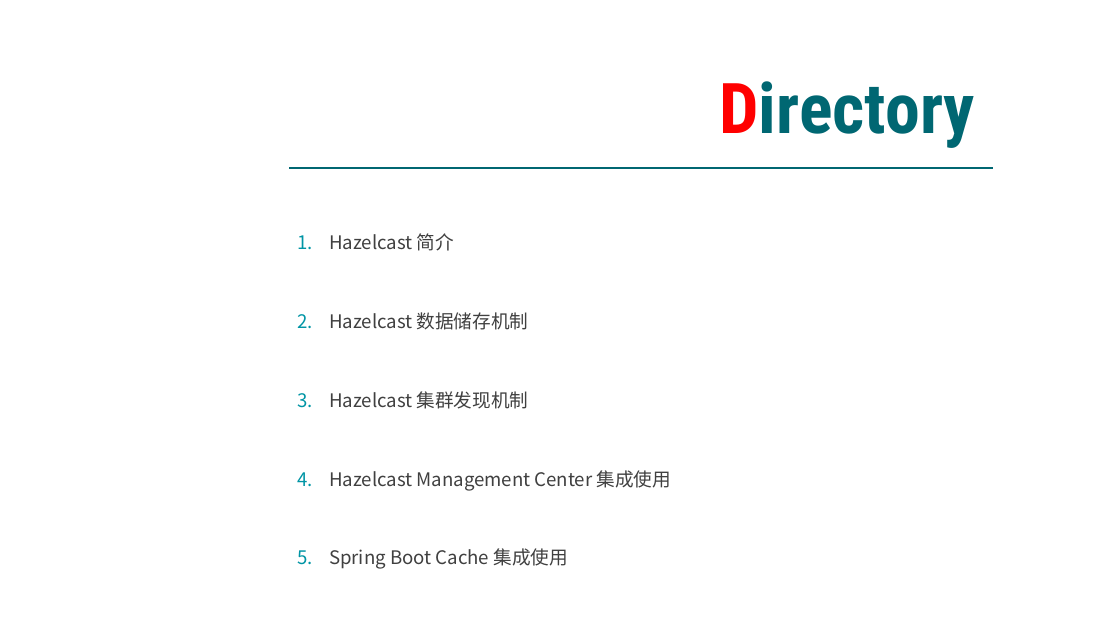
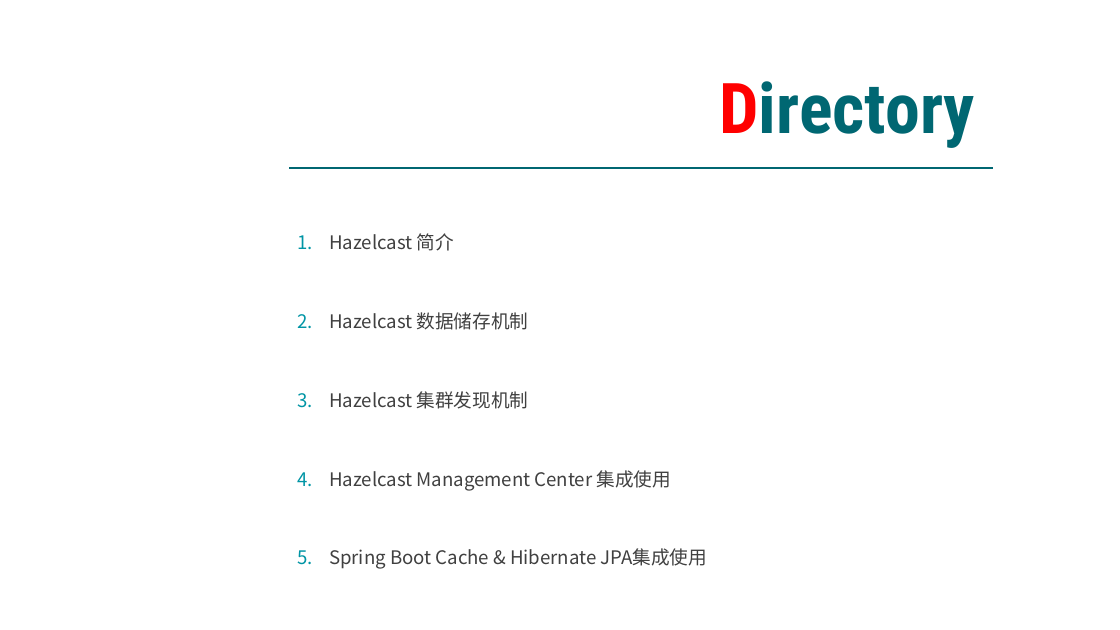
Before and after one commit to DamienJScott/TRAINING-HAZELCAST-SAMPLE, a slide deck: slide 2 of Presentation/Hazelcast-Damien.pptx. Drawn at 1120x630 pixels with LibreOffice and Linux fonts; fonts in the diff are those of the drawing; background and template pictures are left out. Boxes give left, top, right and bottom in pixels: in the first picture for what was removed or moved away, otherwise in the second. Text is boxed around its words. In the diff, an @@ line names an element or a change of style, - is before the commit and + after.

Commit message:
finish ppt

```diff
--- a/Presentation/Hazelcast-Damien.pptx
+++ b/Presentation/Hazelcast-Damien.pptx
@@ text at [329,548,708,569]: text changed @@
-5. Spring Boot Cache 集成使用
+5. Spring Boot Cache & Hibernate JPA集成使用
```
Also in this commit, not shown: 4 slides added, 9 slides removed.
